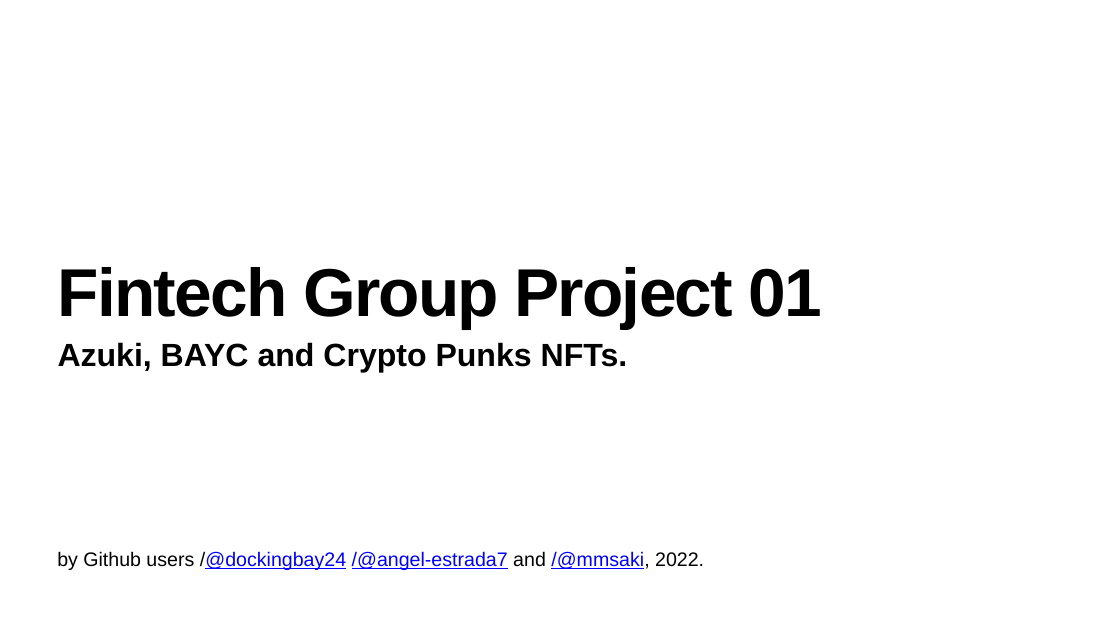
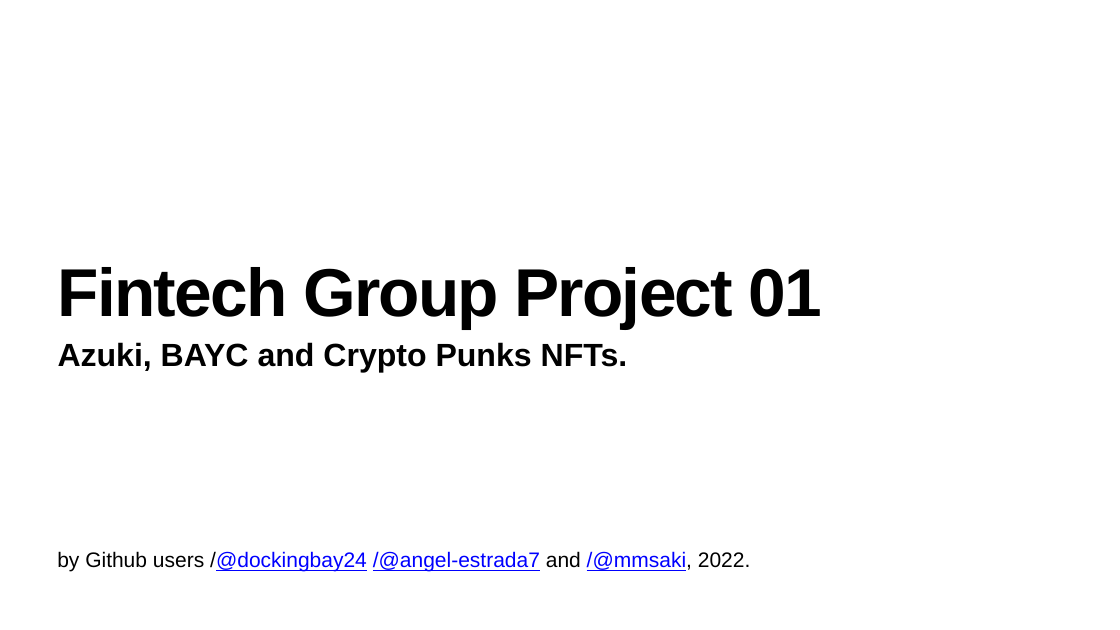
Before and after one commit to mmsaki/nft-trading-analysis, a slide deck: slide 1 of Fintech Group Presentation.pptx. Drawn at 1120x630 pixels with LibreOffice and Linux fonts; fonts in the diff are those of the drawing. Boxes give left, top, right and bottom in pixels: in the first picture for what was removed or moved away, otherwise in the second. Text is boxed around its words. In the diff, an @@ line names an element or a change of style, - is before the commit and + after.

Commit message:
updating powerpoint

```diff
--- a/Fintech Group Presentation.pptx
+++ b/Fintech Group Presentation.pptx
@@ text "by Github users /@dockingbay24 /@angel-estrada7 ..." at (57,551,751,572): size 33.6 to 36 pt @@
```
